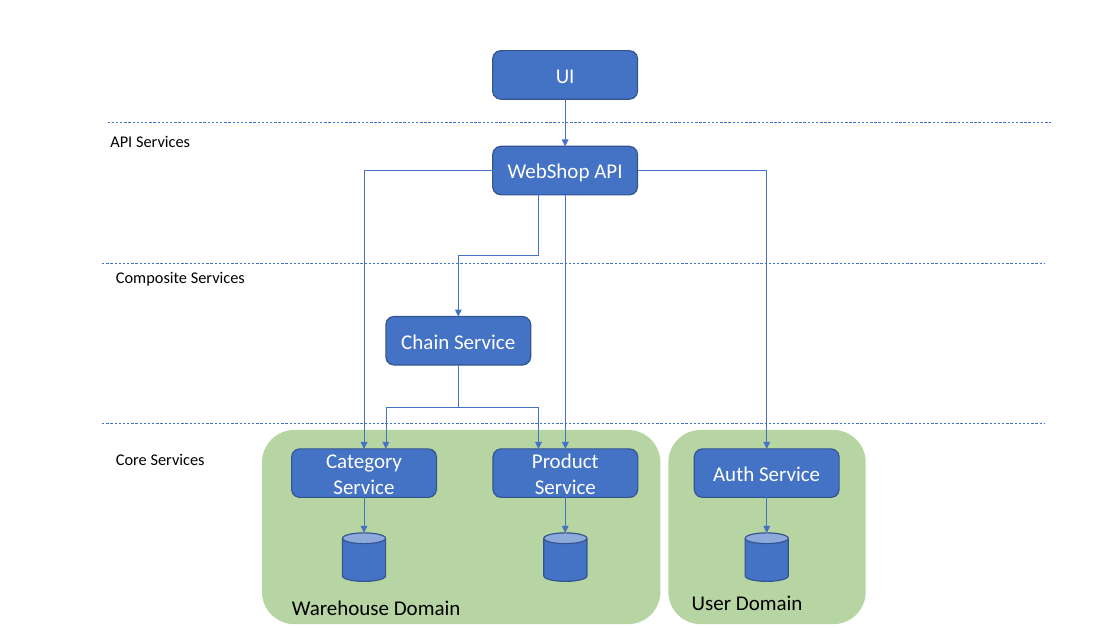
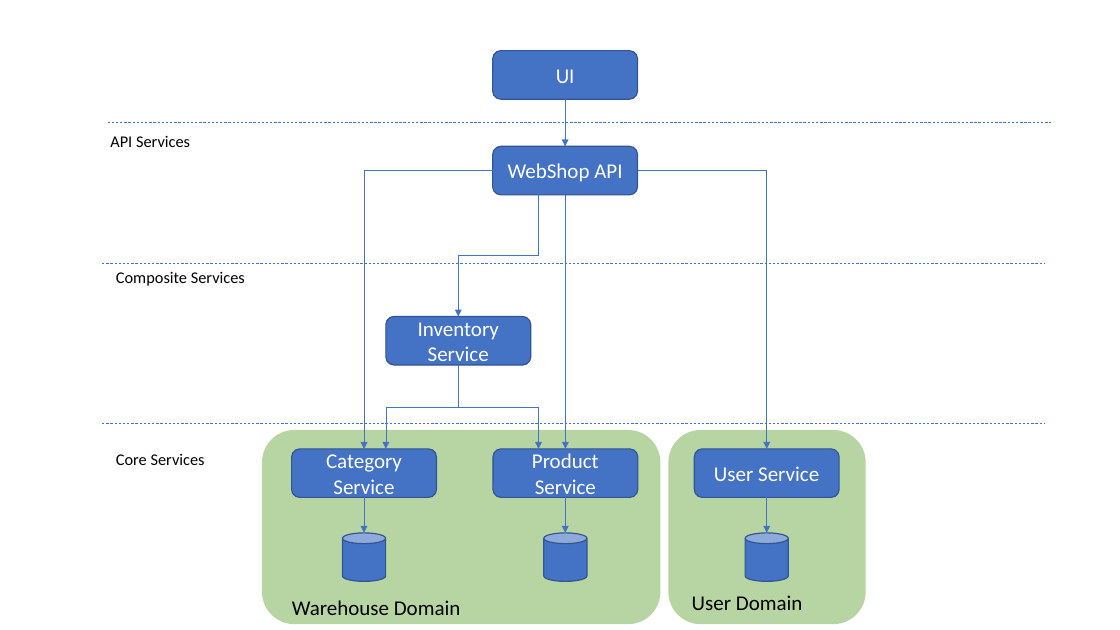
Before and after one commit to Nut/vislab, a slide deck: slide 1 of docs/Task2.pptx. Drawn at 1120x630 pixels with LibreOffice and Linux fonts; fonts in the diff are those of the drawing. Boxes give left, top, right and bottom in pixels: in the first picture for what was removed or moved away, otherwise in the second. Text is boxed around its words. In the diff, an @@ line names an element or a change of style, - is before the commit and + after.

Commit message:
Updated diagram

```diff
--- a/docs/Task2.pptx
+++ b/docs/Task2.pptx
@@ text in rounded rectangle at <box>418,322,499,368</box>: text changed @@
-Chain Service
+Inventory Service
@@ text in rounded rectangle at <box>714,466,819,481</box>: text changed @@
-Auth Service
+User Service
```
